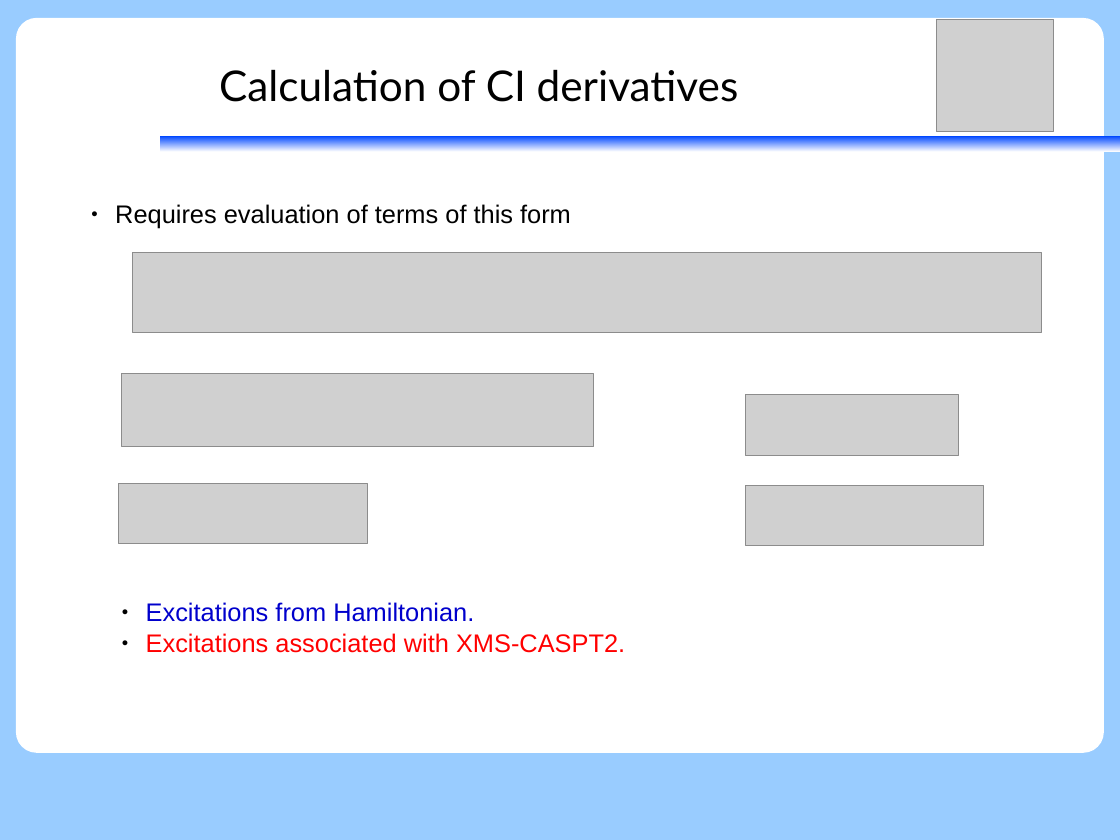
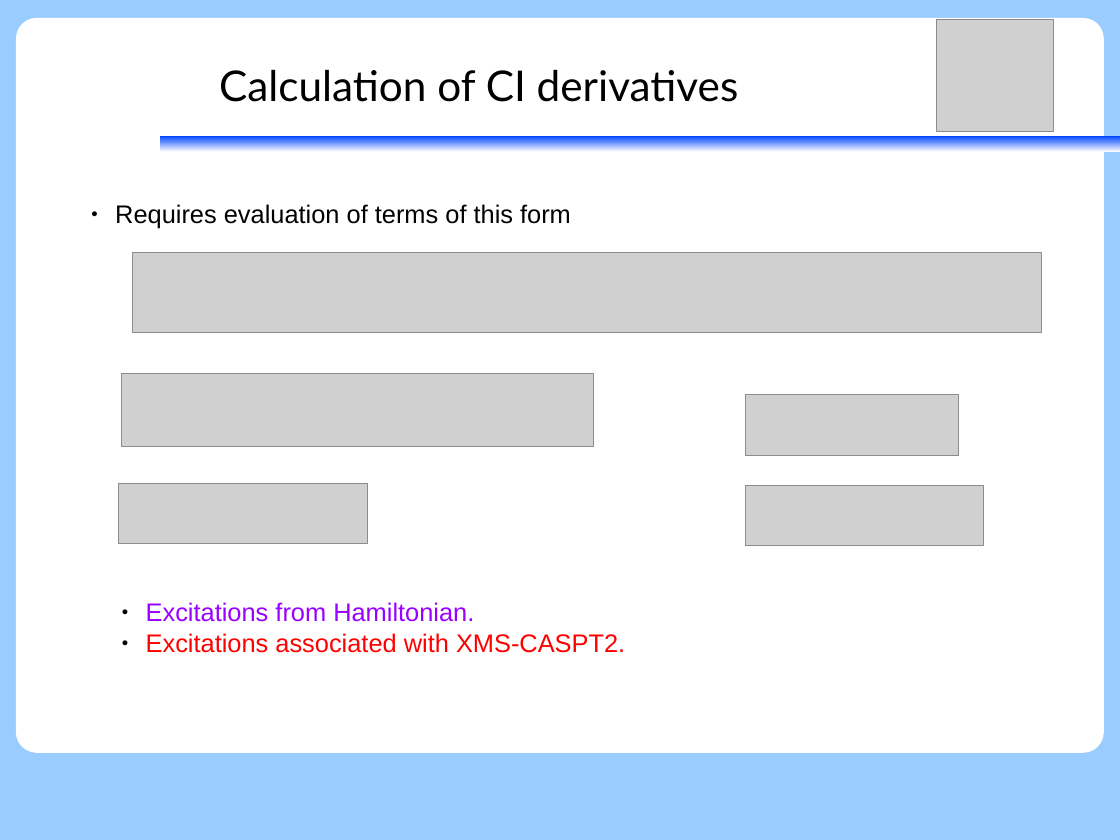
Before and after one commit to peterjohncherry/Presentations-etc, a slide deck: slide 20 of SGROUP_28062017/28062017_peter_relxms-caspt2-ci_seperation.odp (slide 25 before the commit). Drawn at 1120x840 pixels with LibreOffice and Linux fonts; fonts in the diff are those of the drawing; grey boxes stand for pictures. Boxes give left, top, right and bottom in pixels: in the first picture for what was removed or moved away, otherwise in the second. Text is boxed around its words. In the diff, an @@ line names an element or a change of style, - is before the commit and + after.

Commit message:
New version with rdm derivatives

```diff
--- a/SGROUP_28062017/28062017_peter_relxms-caspt2-ci_seperation.odp
+++ b/SGROUP_28062017/28062017_peter_relxms-caspt2-ci_seperation.odp
@@ text at (146,602,474,622): text colour #0000CC to #9900FF in "Excitations from Hamiltonian." @@
```
Also in this commit, not shown: 11 other slides changed, 28 slides added, 5 slides removed, 1 other file.
